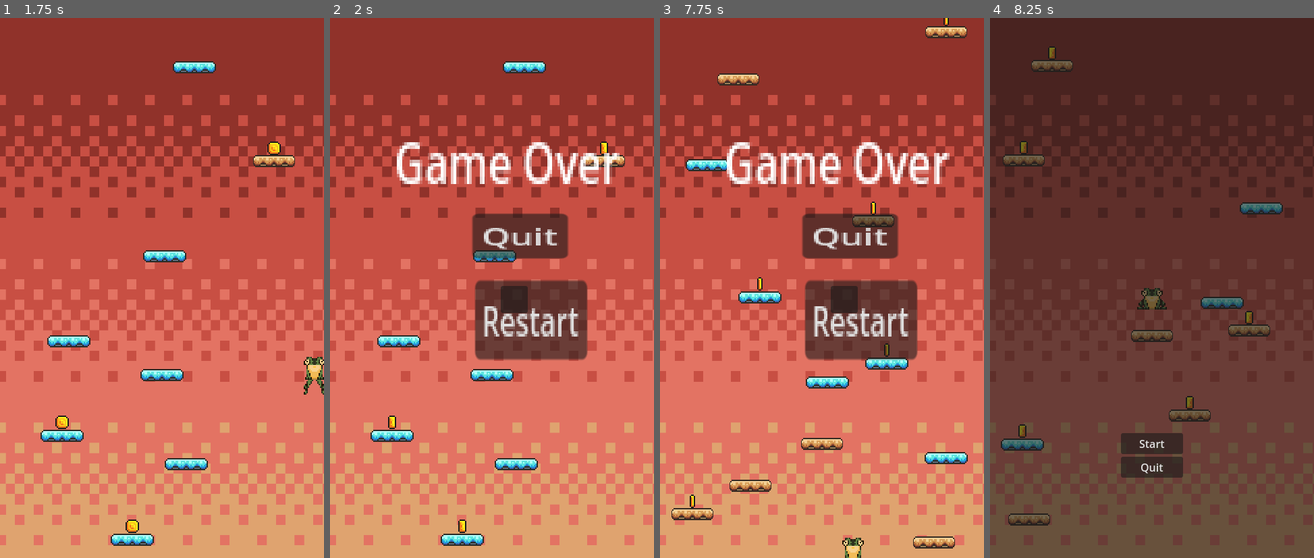
Above: before the commit, frames 1-4 (left to right).
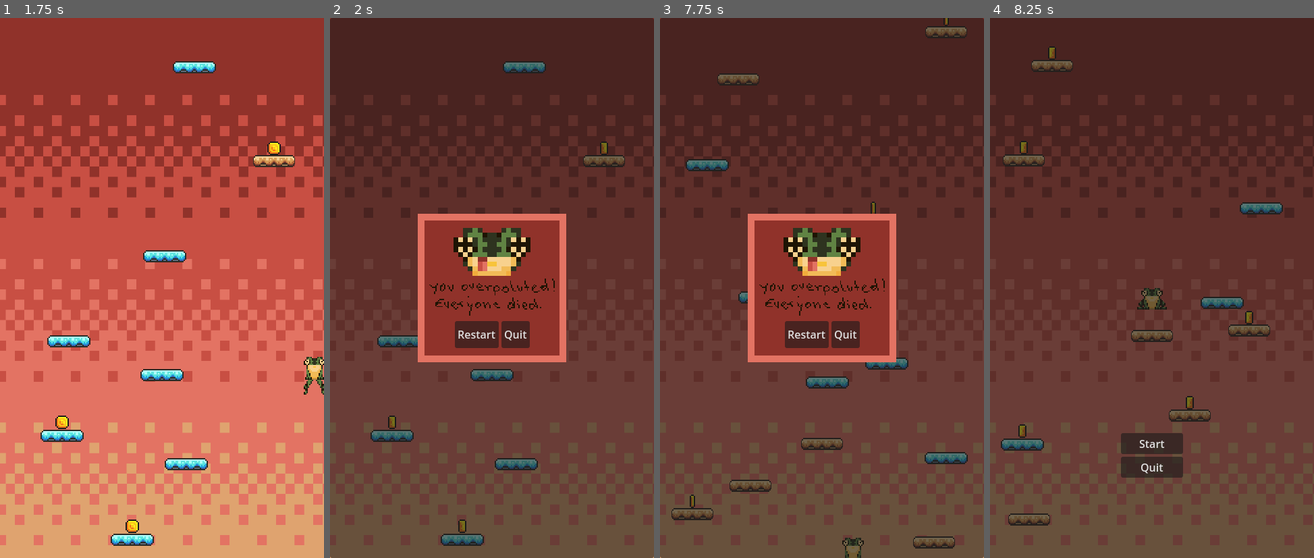
Above: after the commit, the same moments.

Repository: stefko-jam/Game_Jam
Game: Godot game, scene res://scenes/game.tscn
Same seed, same stepped clock (60 frames per second), same inputs: the game is played once before the commit and once after it.
Inputs:
- Up to frame 1 (1.75 s): click "Start" at 0.5 s; hold D (right) from 1.28 s (still down)
- Up to frame 2 (2 s): keep holding D (right)
- Up to frame 3 (7.75 s): release D (right) at 2 s; click "Restart" at 2 s; click "Start" at 2.75 s; hold D (right) 3.53-4.28 s; hold A (left) 4.28-5.03 s; hold D (right) 5.03-6.53 s; hold A (left) 6.53-7.28 s; hold D (right) from 7.28 s (still down)
- Up to frame 4 (8.25 s): release D (right) at 8 s; click "Restart" at 8 s

Frame 1 is identical in both runs. In frame 2, 98% of the frame differs, in the area x 0-100%, y 0-100%; in frame 3, 98%; in frame 4, nothing differs.

Commit message:
Menus Incorporated

Diff:
--- a/scenes/game.tscn
+++ b/scenes/game.tscn
@@ -6,9 +6,9 @@
 [ext_resource type="PackedScene" uid="uid://ch4wq8sqxm8gq" path="res://scenes/player.tscn" id="2_lnu2h"]
 [ext_resource type="Script" uid="uid://btcljjbatywte" path="res://scripts/camera_2d.gd" id="3_lnu2h"]
 [ext_resource type="PackedScene" uid="uid://c1olrxi60xnlr" path="res://scenes/killzone.tscn" id="4_lbhrr"]
-[ext_resource type="Script" uid="uid://csdka6vyewj31" path="res://scripts/game_over.gd" id="6_p57ef"]
 [ext_resource type="Texture2D" uid="uid://qx3fengl5c6s" path="res://assets/sprites/Background.png" id="7_u5sy4"]
 [ext_resource type="PackedScene" uid="uid://dpifnm2ff81j6" path="res://scenes/main_menu.tscn" id="8_gee14"]
+[ext_resource type="PackedScene" uid="uid://n75x0vagelgt" path="res://scenes/game_over.tscn" id="9_0tnpc"]
 
 [sub_resource type="WorldBoundaryShape2D" id="WorldBoundaryShape2D_iywne"]
 
@@ -76,47 +76,10 @@
 rotation = -1.5708
 shape = SubResource("WorldBoundaryShape2D_lnu2h")
 
-[node name="GameOver" type="CanvasLayer" parent="."]
-visible = false
-script = ExtResource("6_p57ef")
+[node name="HUD" type="CanvasLayer" parent="."]
 
-[node name="Panel" type="Panel" parent="GameOver"]
-offset_left = 253.0
-offset_top = 397.0
-offset_right = 293.0
-offset_bottom = 437.0
-
-[node name="Game Over" type="Label" parent="GameOver/Panel"]
-layout_mode = 0
-offset_left = -158.0
-offset_top = -244.0
-offset_right = -71.0
-offset_bottom = -221.0
-scale = Vector2(3.8402, 5.17185)
-text = "Game Over"
-
-[node name="Quit" type="Button" parent="GameOver/Panel"]
-layout_mode = 0
-offset_left = -42.0
-offset_top = -107.0
-offset_bottom = -76.0
-scale = Vector2(3.36982, 2.1356)
-text = "Quit"
-
-[node name="Restart" type="Button" parent="GameOver/Panel"]
-layout_mode = 0
-offset_left = -38.0
-offset_top = -8.0
-offset_right = 27.0
-offset_bottom = 23.0
-scale = Vector2(2.55549, 3.77174)
-text = "Restart"
-
-[node name="HUD" type="CanvasLayer" parent="."]
+[node name="GameOver" parent="HUD" instance=ExtResource("9_0tnpc")]
 
 [node name="MainMenu" parent="HUD" instance=ExtResource("8_gee14")]
 offset_top = -119.0
 offset_bottom = -119.0
-
-[connection signal="pressed" from="GameOver/Panel/Quit" to="GameOver" method="_on_quit_pressed"]
-[connection signal="pressed" from="GameOver/Panel/Restart" to="GameOver" method="_on_restart_pressed"]
--- /dev/null
+++ b/scenes/game_over.gd
@@ -0,0 +1,18 @@
+extends Control
+
+@onready var restart_button: Button = $HBoxContainer/RestartButton
+@onready var quit_button: Button = $HBoxContainer/QuitButton
+
+
+func _ready():
+	visible = false  # hide the game over menu on start
+	restart_button.pressed.connect(_on_restart_pressed)
+	quit_button.pressed.connect(_on_quit_pressed)
+
+#connected to quit button
+func _on_quit_pressed() -> void:
+	get_tree().quit()
+
+#connected to retry button
+func _on_restart_pressed() -> void:
+	get_tree().reload_current_scene()
--- a/scenes/game_over.tscn
+++ b/scenes/game_over.tscn
@@ -1,4 +1,12 @@
-[gd_scene format=3 uid="uid://n75x0vagelgt"]
+[gd_scene load_steps=5 format=3 uid="uid://n75x0vagelgt"]
+
+[ext_resource type="Script" uid="uid://ds35ysd6bi34t" path="res://scenes/game_over.gd" id="1_xeevv"]
+[ext_resource type="Texture2D" uid="uid://og58767e3hhf" path="res://assets/sprites/death_screen.png" id="2_wqhvx"]
+
+[sub_resource type="StyleBoxTexture" id="StyleBoxTexture_wqhvx"]
+texture = ExtResource("2_wqhvx")
+
+[sub_resource type="Theme" id="Theme_wqhvx"]
 
 [node name="GameOver" type="Control"]
 layout_mode = 3
@@ -7,3 +15,52 @@
 anchor_bottom = 1.0
 grow_horizontal = 2
 grow_vertical = 2
+script = ExtResource("1_xeevv")
+
+[node name="Panel" type="Panel" parent="."]
+layout_direction = 1
+layout_mode = 1
+anchors_preset = 15
+anchor_right = 1.0
+anchor_bottom = 1.0
+grow_horizontal = 2
+grow_vertical = 2
+
+[node name="Splash" type="Panel" parent="."]
+layout_mode = 1
+anchors_preset = 8
+anchor_left = 0.5
+anchor_top = 0.5
+anchor_right = 0.5
+anchor_bottom = 0.5
+offset_left = -114.0
+offset_top = -114.0
+offset_right = 114.0
+offset_bottom = 114.0
+grow_horizontal = 2
+grow_vertical = 2
+theme_override_styles/panel = SubResource("StyleBoxTexture_wqhvx")
+
+[node name="HBoxContainer" type="HBoxContainer" parent="."]
+layout_mode = 1
+anchors_preset = 7
+anchor_left = 0.5
+anchor_top = 1.0
+anchor_right = 0.5
+anchor_bottom = 1.0
+offset_left = -55.0
+offset_top = -351.0
+offset_right = 56.0
+offset_bottom = -311.0
+grow_horizontal = 2
+grow_vertical = 0
+
+[node name="RestartButton" type="Button" parent="HBoxContainer"]
+layout_mode = 2
+theme = SubResource("Theme_wqhvx")
+theme_override_colors/icon_normal_color = Color(0.376471, 0.513726, 0.266667, 1)
+text = "Restart"
+
+[node name="QuitButton" type="Button" parent="HBoxContainer"]
+layout_mode = 2
+text = "Quit"
--- a/scripts/killzone.gd
+++ b/scripts/killzone.gd
@@ -1,19 +1,17 @@
 extends Area2D
 
 #@onready var timer: Timer = $Timer #drag and drop and hold control
-@onready var game_over: CanvasLayer = $"../../../GameOver"
+
+@onready var game_over: Control = $"../../../HUD/GameOver"
 
 
 func _on_body_entered(body: Node2D) -> void:
-	#print("You died!")
-	#Engine.time_scale = 0.5 #we go at half speed
-	#body.get_node("CollisionShape2D").queue_free() #accessing player, getting the collsion shape node and removing it
-	#print("killzone script")
-	#timer.start()
-	if body.name == ("Player"):
-		print ("You died")
-		#body.queue_free()
-		game_over.visible = true
+	if body.name == "Player":
+		print("You died")
+		if game_over:
+			game_over.visible = true
+		else:
+			print("⚠️ GameOver node not found!")
 
 
 #func _on_timer_timeout() -> void:
Binary file added: assets/sprites/death_screen.png
Not shown, added: assets/sprites/death_screen.png.import
Not shown, added: scenes/game_over.gd.uid
Renamed: scripts/game_over.gd -> scripts/game_over_ui.gd
Renamed: scripts/game_over.gd.uid -> scripts/game_over_ui.gd.uid
